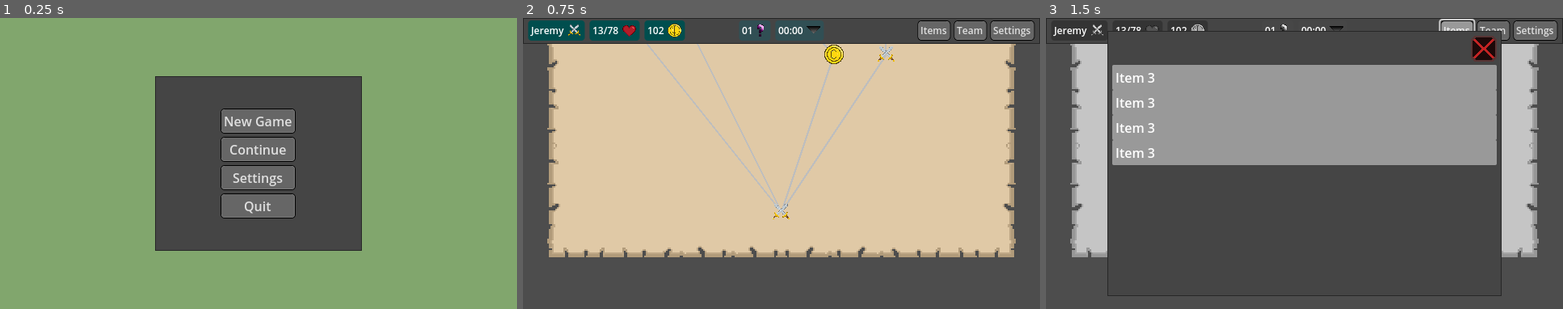
Above: before the commit, frames 1-3 (left to right).
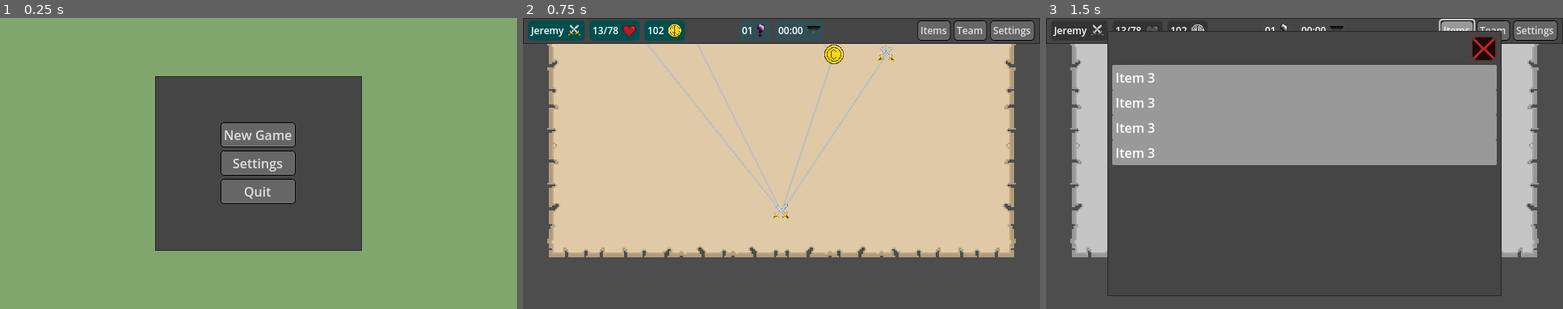
Above: after the commit, the same moments.

Repository: Willi-bot/GameProject
Game: Godot game, scene res://scenes/main_menu/main_menu.tscn
Two runs of this game, one before a commit and one after it. Both use one fixed random seed, a clock stepped at 60 frames per second and the inputs below.
Inputs:
- Up to frame 1 (0.25 s): no input
- Up to frame 2 (0.75 s): click "New Game" at 0.5 s
- Up to frame 3 (1.5 s): click "Items" at 1.25 s

The runs differ from the first frame. In frame 1, 3.2% of the frame differs, in the area x 42-58%, y 31-69%; in frame 2, nothing differs; in frame 3, nothing differs.
Error before the commit: Invalid assignment of property or key 'visible' with value of type 'bool' on a base object of type 'null instance'. (res://scenes/main_menu/main_menu.gd:10)

Commit message:
Fix error in main menu

Diff:
--- a/gameproject/scenes/main_menu/main_menu.gd
+++ b/gameproject/scenes/main_menu/main_menu.gd
@@ -1,6 +1,6 @@
 extends Control
 
-@onready var continueBtn: Button = $MarginContainer/VBoxContainer/Continue
+@onready var continueBtn: Button = $PanelContainer/VBoxContainer/Continue
 
 
 # Called when the node enters the scene tree for the first time.
